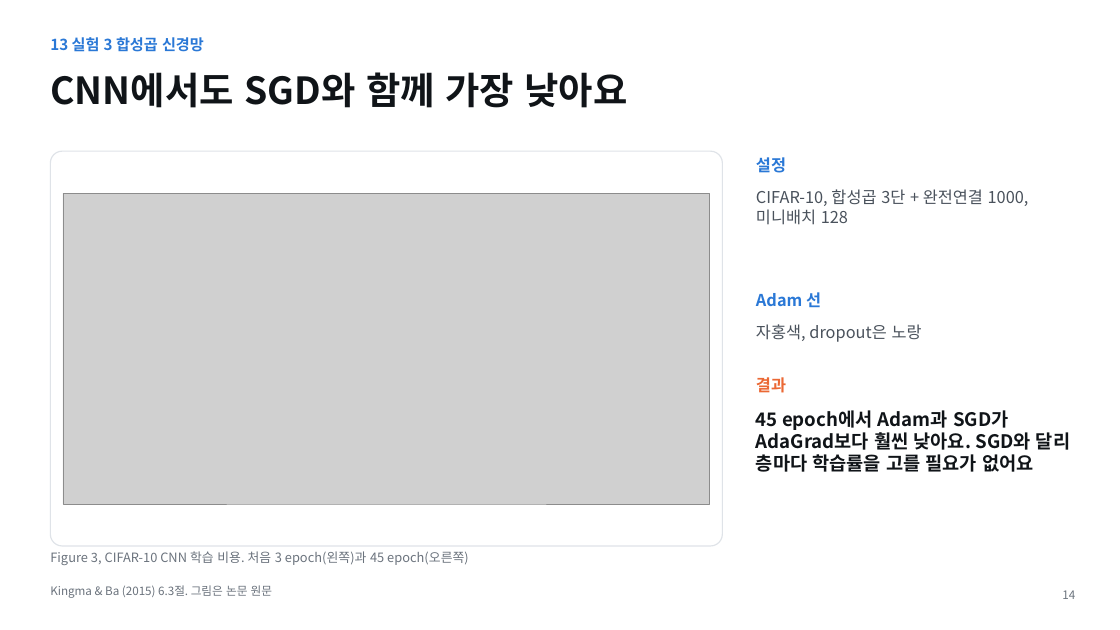
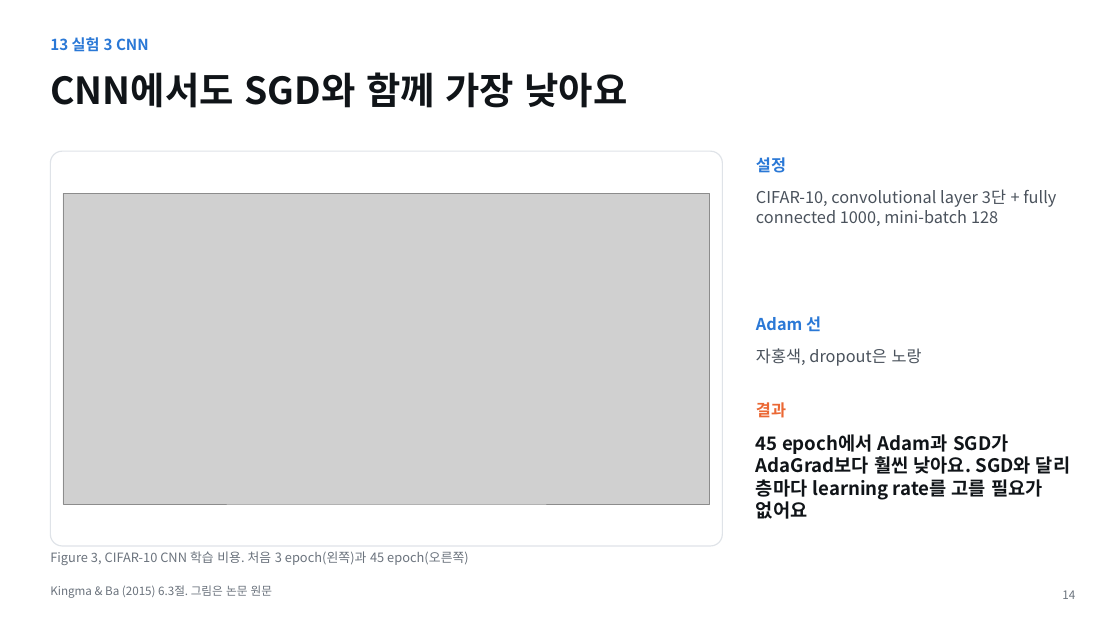
Before and after one commit to tkdgh123/tkdgh123.github.io, a slide deck: slide 14 of adam/Adam_PaperSeminar.pptx. Drawn at 1120x630 pixels with LibreOffice and Linux fonts; fonts in the diff are those of the drawing; grey boxes stand for pictures. Boxes give left, top, right and bottom in pixels: in the first picture for what was removed or moved away, otherwise in the second. Text is boxed around its words. In the diff, an @@ line names an element or a change of style, - is before the commit and + after.

```diff
--- a/adam/Adam_PaperSeminar.pptx
+++ b/adam/Adam_PaperSeminar.pptx
@@ text at <box>50,37,149,52</box>: text changed @@
-13 실험 3 합성곱 신경망
+13 실험 3 CNN
@@ text at <box>756,189,1056,226</box>: text changed @@
-CIFAR-10, 합성곱 3단 + 완전연결 1000, 미니배치 128
+CIFAR-10, convolutional layer 3단 + fully connected 1000, mini-batch 128
@@ 3 texts: place and size @@
-3 texts at <box>756,292,922,393</box>
+3 texts at <box>756,316,922,418</box>
@@ text at <box>756,434,1070,519</box>: text changed @@
-45 epoch에서 Adam과 SGD가 AdaGrad보다 훨씬 낮아요. SGD와 달리 층마다 학습률을 고를 필요가 없어요
+45 epoch에서 Adam과 SGD가 AdaGrad보다 훨씬 낮아요. SGD와 달리 층마다 learning rate를 고를 필요가 없어요
```
Also in this commit, not shown: 16 other slides changed, 2 other files.
